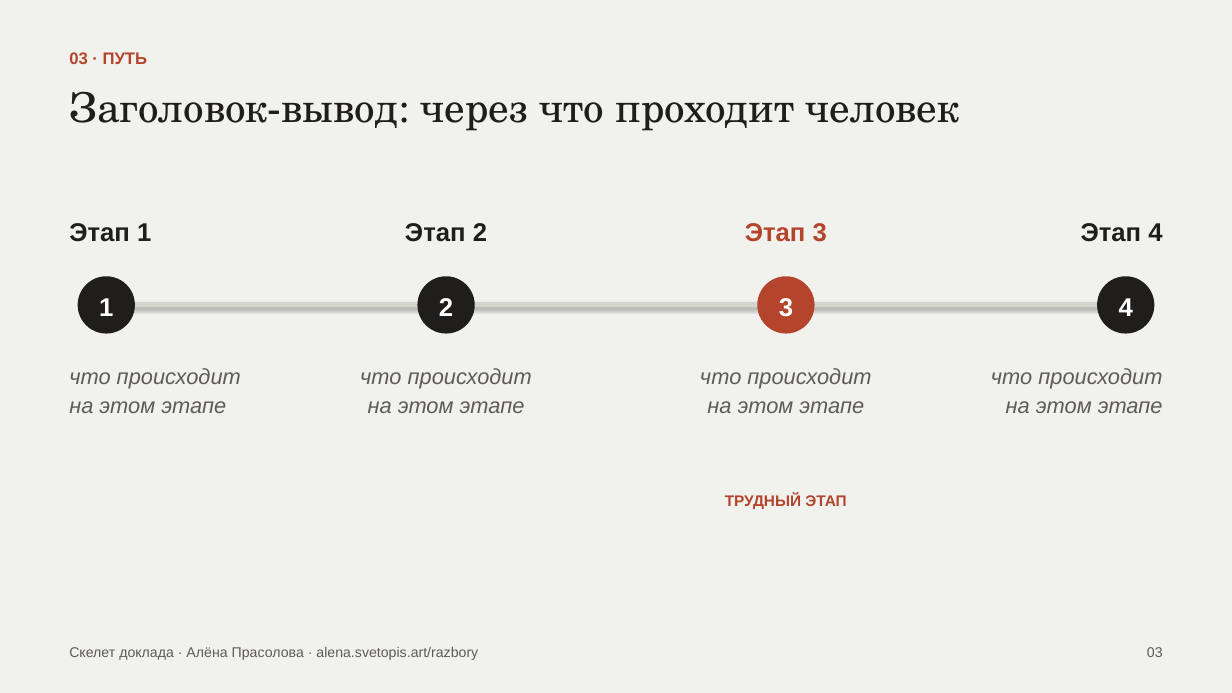
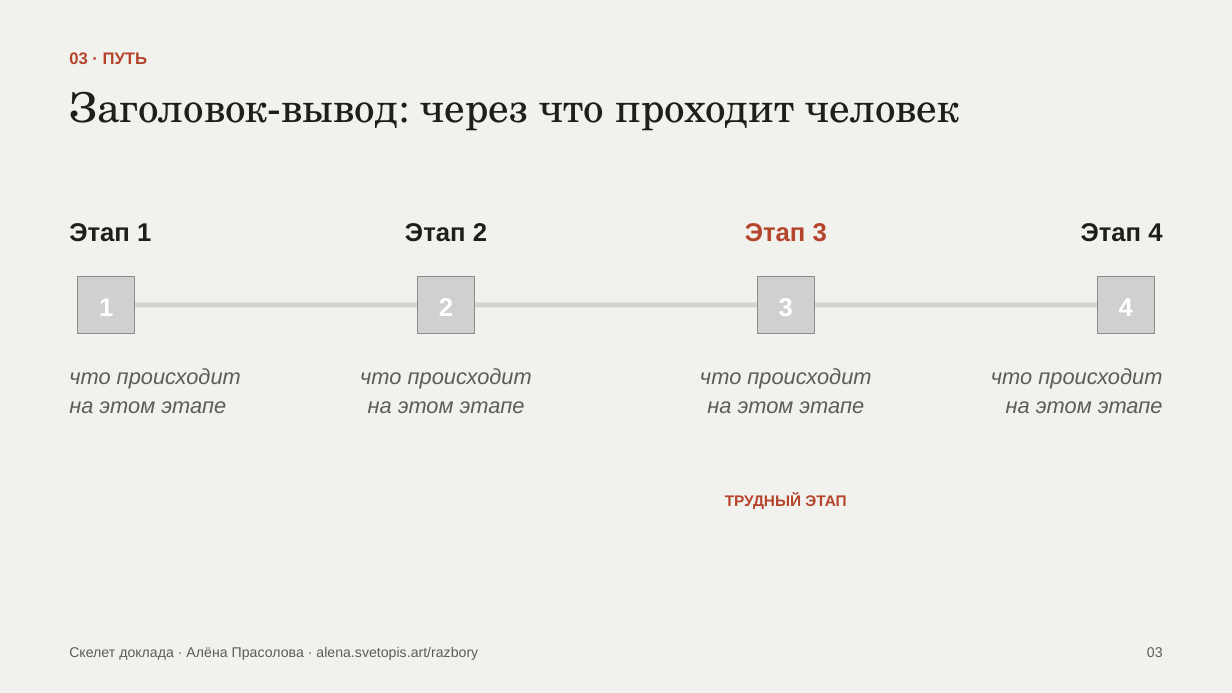
Before and after one commit to AlenaPrasol/vizitka-alena, a slide deck: slide 4 of razbory/prezentaciya-psihologa/fayly/skelet-doklada-15-slaydov.pptx. Drawn at 1232x693 pixels with LibreOffice and Linux fonts; fonts in the diff are those of the drawing; grey boxes stand for pictures. Boxes give left, top, right and bottom in pixels: in the first picture for what was removed or moved away, otherwise in the second. Text is boxed around its words. In the diff, an @@ line names an element or a change of style, - is before the commit and + after.

```diff
--- a/razbory/prezentaciya-psihologa/fayly/skelet-doklada-15-slaydov.pptx
+++ b/razbory/prezentaciya-psihologa/fayly/skelet-doklada-15-slaydov.pptx
@@ ellipse removed at [78, 276, 135, 334] @@
@@ picture added at [78, 276, 135, 334] @@
@@ ellipse removed at [418, 276, 475, 334] @@
@@ picture added at [418, 276, 475, 334] @@
@@ ellipse removed at [758, 276, 815, 334] @@
@@ picture added at [758, 276, 815, 334] @@
@@ ellipse removed at [1097, 276, 1154, 334] @@
@@ picture added at [1097, 276, 1154, 334] @@
@@ line removed from (106, 305) to (1126, 305) @@
@@ rectangle added at [106, 302, 1126, 308], fill #D5D3CD @@
```
Also in this commit, not shown: 7 other slides changed, 2 other files.
